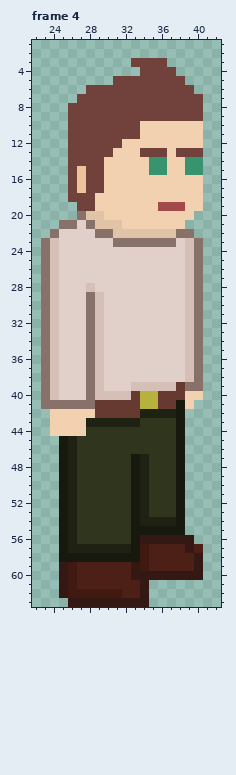
Two states of a pixel-art file, Assets/Resources/Sprites/Creature/base_front.aseprite. Above, as it was before the edit.
64x64 pixels, 9 frames. Shown: frame 4: x 22..42, y 1..63. The commit also changed other frames, which this record leaves out.
Now the later version:
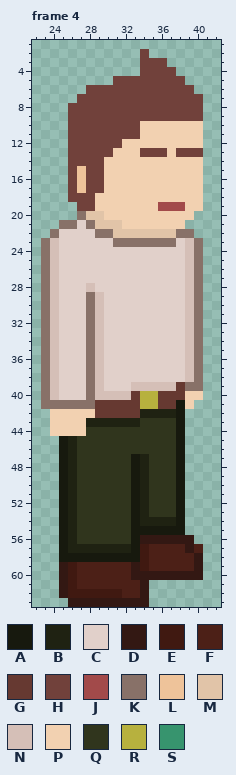
Palette (. is transparent): A #17190e  B #1f2212  C #e1d0ca  D #331813  E #401911  F #4c2017  G #663931  H #71413b  J #a24a4a  K #887168  L #eec39a  M #e1c4a8  N #d5bfb7  P #f2d1b1  Q #30351d  R #b7b13e  S #37946e
Difference:
Frame 4:
y 2: x 34 . -> H
y 3: x 33 H -> .
y 14..15: x 35..36 SS -> PP; x 39..40 SS -> PP
Pixel boxes of the changes (left, top, right, bottom) in both pictures:
changed: (131, 49, 149, 67)
changed: (149, 157, 203, 175)
